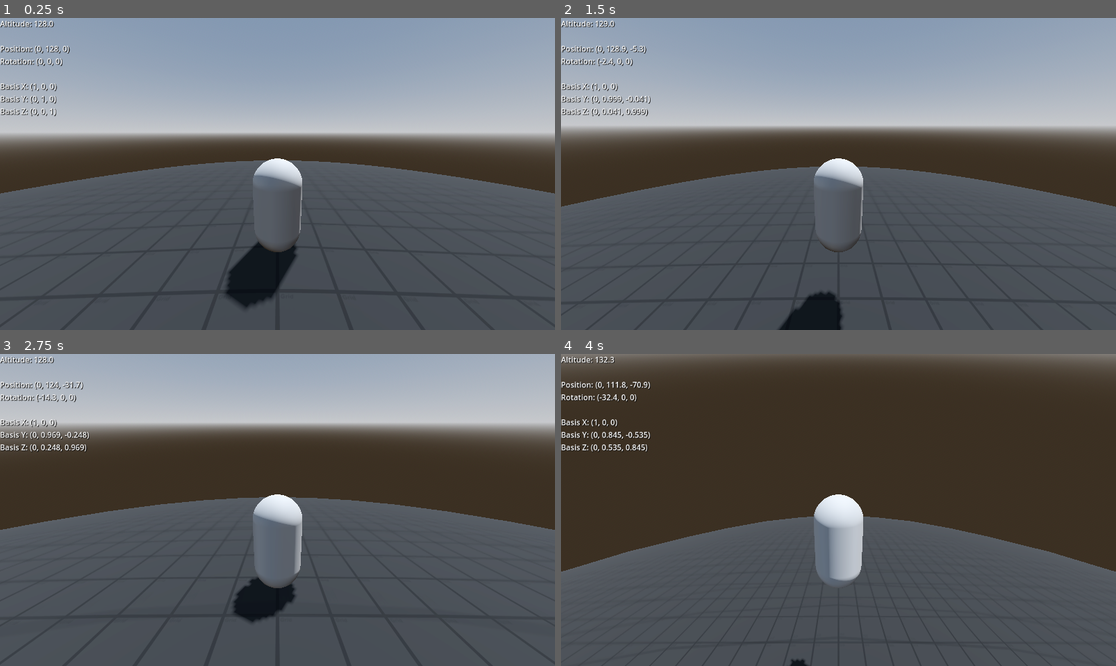
Above: before the commit, frames 1-4 (two rows, left to right).
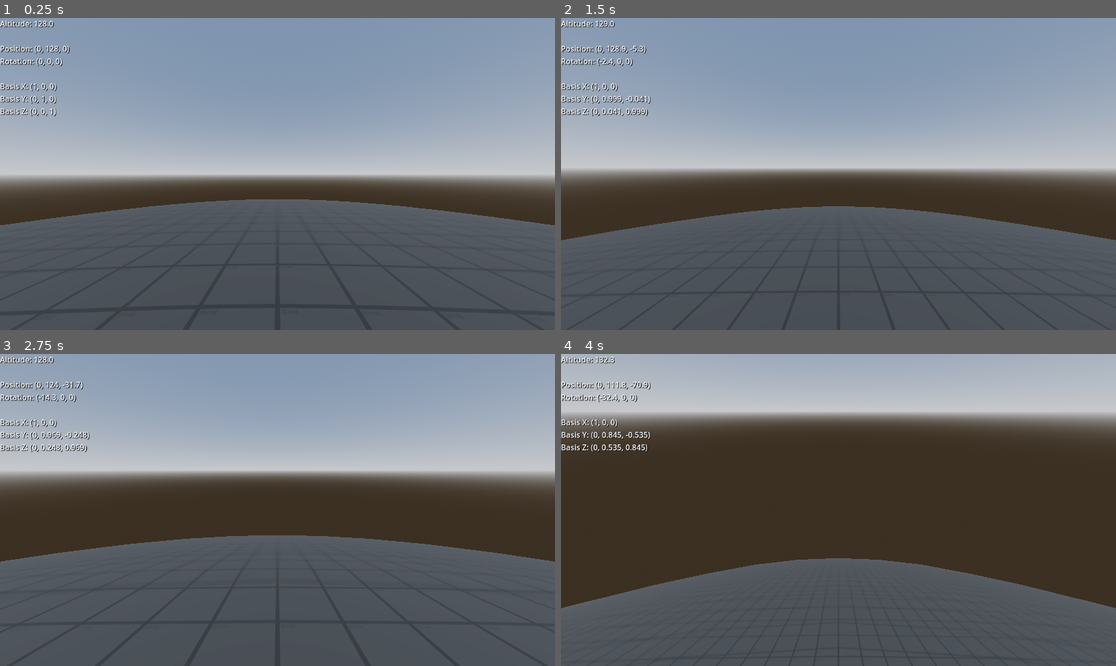
Above: after the commit, the same moments.

Repository: archiebaldry/planet-test
Game: Godot game, scene res://main.tscn
The game is run twice, just before and just after one commit, with the same random seed, the same clock (stepped at 60 frames per second) and the same inputs.
Inputs:
- Up to frame 1 (0.25 s): no input
- Up to frame 2 (1.5 s): tap Enter at 0.5 s; hold W (move_forward) from 0.53 s (still down); tap Space (jump) at 0.77 s
- Up to frame 3 (2.75 s): keep holding W (move_forward); tap Space (jump) at 1.52 s
- Up to frame 4 (4 s): keep holding W (move_forward); tap Space (jump) at 3.02, 3.77 s

The runs differ from the first frame. In frame 1, 36% of the frame differs, in the area x 0-100%, y 23-94%; in frame 2, 40%; in frame 3, 46%, in the area x 0-100%, y 5-86%; in frame 4, 38%.

Commit message:
Resize character and make camera FP

Diff:
--- a/main.tscn
+++ b/main.tscn
@@ -1,19 +1,16 @@
-[gd_scene load_steps=15 format=3 uid="uid://stv64lt6kr3w"]
+[gd_scene load_steps=13 format=3 uid="uid://stv64lt6kr3w"]
 
 [ext_resource type="Script" path="res://main.gd" id="1_8mx62"]
 [ext_resource type="Script" path="res://character.gd" id="2_c7026"]
 [ext_resource type="Texture2D" uid="uid://d3dbylw21urin" path="res://grid.png" id="3_1q3pv"]
 
 [sub_resource type="CapsuleShape3D" id="CapsuleShape3D_pgv6l"]
+radius = 0.3
+height = 1.8
 
 [sub_resource type="CapsuleMesh" id="CapsuleMesh_jcwch"]
-
-[sub_resource type="StandardMaterial3D" id="StandardMaterial3D_v6d1a"]
-albedo_color = Color(1, 0, 0, 1)
-
-[sub_resource type="BoxMesh" id="BoxMesh_w0qai"]
-material = SubResource("StandardMaterial3D_v6d1a")
-size = Vector3(0.5, 0.2, 0.2)
+radius = 0.3
+height = 1.8
 
 [sub_resource type="SphereShape3D" id="SphereShape3D_qo1nm"]
 radius = 128.0
@@ -55,18 +52,14 @@
 script = ExtResource("2_c7026")
 
 [node name="CollisionShape" type="CollisionShape3D" parent="Character"]
-transform = Transform3D(1, 0, 0, 0, 1, 0, 0, 0, 1, 0, 1, 0)
+transform = Transform3D(1, 0, 0, 0, 1, 0, 0, 0, 1, 0, 0.9, 0)
 shape = SubResource("CapsuleShape3D_pgv6l")
 
 [node name="Body" type="MeshInstance3D" parent="Character/CollisionShape"]
 mesh = SubResource("CapsuleMesh_jcwch")
 
-[node name="Eyes" type="MeshInstance3D" parent="Character/CollisionShape"]
-transform = Transform3D(1, 0, 0, 0, 1, 0, 0, 0, 1, 0, 0.5, -0.5)
-mesh = SubResource("BoxMesh_w0qai")
-
 [node name="Camera" type="Camera3D" parent="Character"]
-transform = Transform3D(1, 0, 0, 0, 0.965926, 0.258819, 0, -0.258819, 0.965926, 0, 2.5, 3)
+transform = Transform3D(1, 0, 0, 0, 1, 0, 0, 0, 1, 0, 1.6, 0)
 current = true
 fov = 90.0
 
